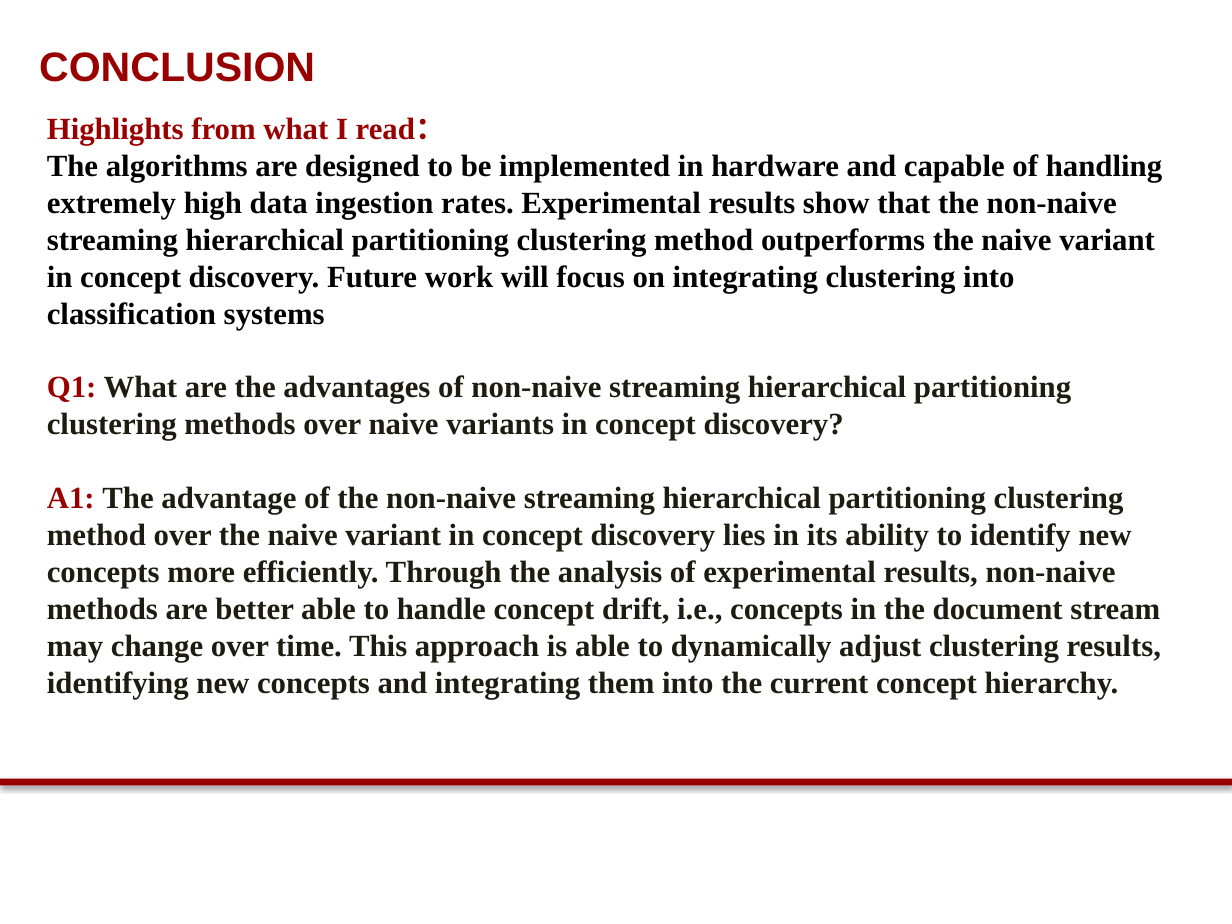
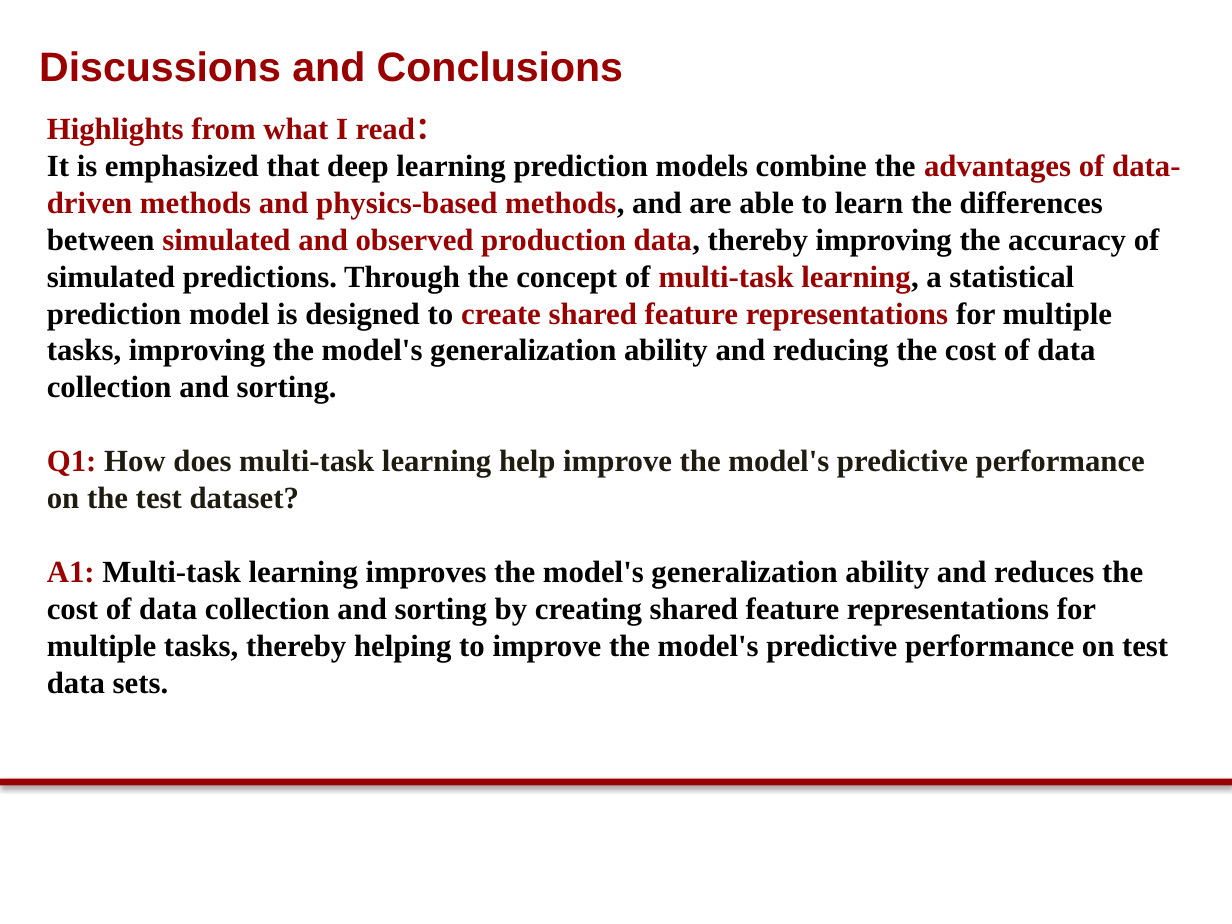
Before and after one commit to rayford295/DSCI560, a slide deck: slide 5 of DSCI560_Yifan Yang_Streaming Hierarchical.pptx (slide 6 before the commit). Drawn at 1232x924 pixels with LibreOffice and Linux fonts; fonts in the diff are those of the drawing; background and template pictures are left out. Boxes give left, top, right and bottom in pixels: in the first picture for what was removed or moved away, otherwise in the second. Text is boxed around its words. In the diff, an @@ line names an element or a change of style, - is before the commit and + after.

```diff
--- a/DSCI560_Yifan Yang_Streaming Hierarchical.pptx
+++ b/DSCI560_Yifan Yang_Streaming Hierarchical.pptx
@@ text at (x1=39, y1=51, x2=623, y2=82): text changed @@
-CONCLUSION
+Discussions and Conclusions
@@ text at (x1=47, y1=154, x2=1180, y2=694): text changed; text colour #1E1C11 to #000000 @@
-The algorithms are designed to be implemented in hardware and capable of handling extremely high data ingestion rates. Experimental results show that the non-naive streaming hierarchical partitioning clustering method outperforms the naive variant in concept discovery. Future work will focus on integrating clustering into classification systems
-Q1: What are the advantages of non-naive streaming hierarchical partitioning clustering methods over naive variants in concept discovery?
-A1: The advantage of the non-naive streaming hierarchical partitioning clustering method over the naive variant in concept discovery lies in its ability to identify new concepts more efficiently. Through the analysis of experimental results, non-naive methods are better able to handle concept drift, i.e., concepts in the document stream may change over time. This approach is able to dynamically adjust clustering results, identifying new concepts and integrating them into the current concept hierarchy.
+It is emphasized that deep learning prediction models combine the advantages of data-driven methods and physics-based methods, and are able to learn the differences between simulated and observed production data, thereby improving the accuracy of simulated predictions. Through the concept of multi-task learning, a statistical prediction model is designed to create shared feature representations for multiple tasks, improving the model's generalization ability and reducing the cost of data collection and sorting.
+Q1: How does multi-task learning help improve the model's predictive performance on the test dataset?
+A1: Multi-task learning improves the model's generalization ability and reduces the cost of data collection and sorting by creating shared feature representations for multiple tasks, thereby helping to improve the model's predictive performance on test data sets.
```
Also in this commit, not shown: 2 other slides changed, 2 slides added, 3 slides removed, 1 other file.
